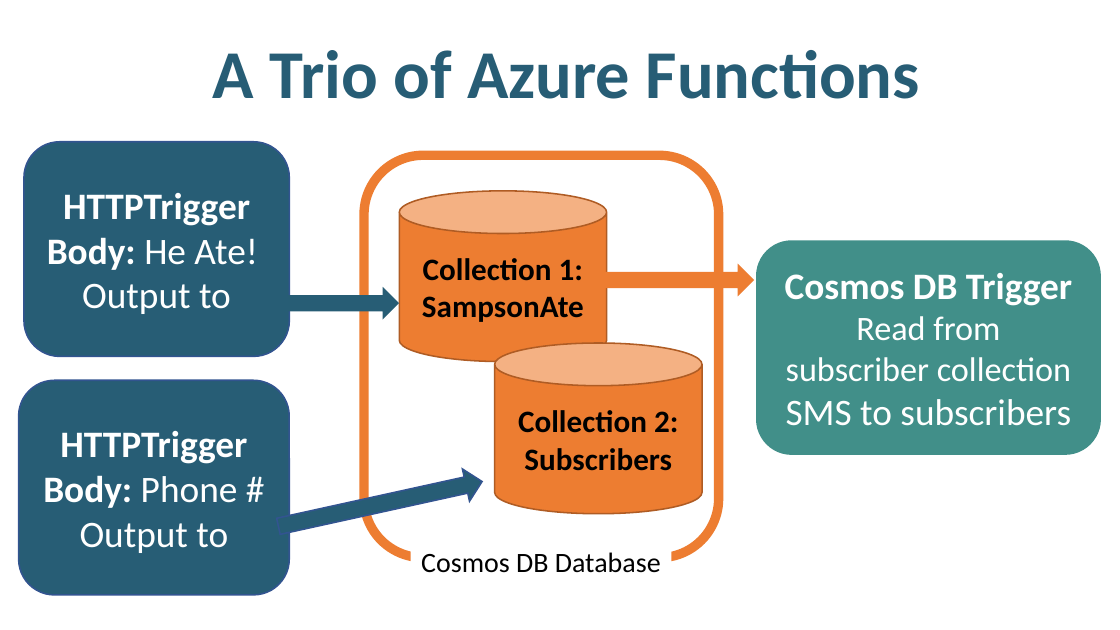
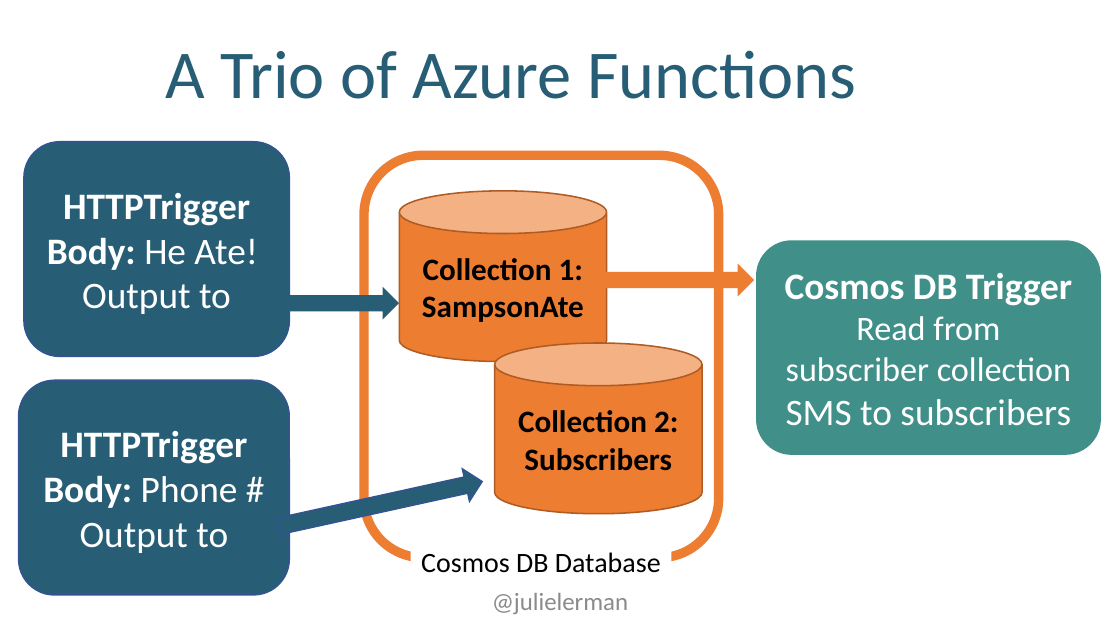
Before and after one commit to julielerman/ServerlessFall2018, a slide deck: slide 10 of Lerman_ServerlessDataAPI.pptx. Drawn at 1120x630 pixels with LibreOffice and Linux fonts; fonts in the diff are those of the drawing. Boxes give left, top, right and bottom in pixels: in the first picture for what was removed or moved away, otherwise in the second. Text is boxed around its words. In the diff, an @@ line names an element or a change of style, - is before the commit and + after.

Commit message:
format
formatting PPTX

```diff
--- a/Lerman_ServerlessDataAPI.pptx
+++ b/Lerman_ServerlessDataAPI.pptx
@@ title "A Trio of Azure Functions": place and size @@
-title "A Trio of Azure Functions" at (213, 50, 920, 99)
+title "A Trio of Azure Functions" at (165, 50, 856, 99)
@@ title "A Trio of Azure Functions" at (165, 50, 856, 99): bold off; alignment centre to left @@
@@ text added at (492, 593, 628, 614), 16 pt, text #8C8C8C @@
+@julielerman
```
Also in this commit, not shown: 7 other slides changed, 1 slide added, 1 slide removed.
